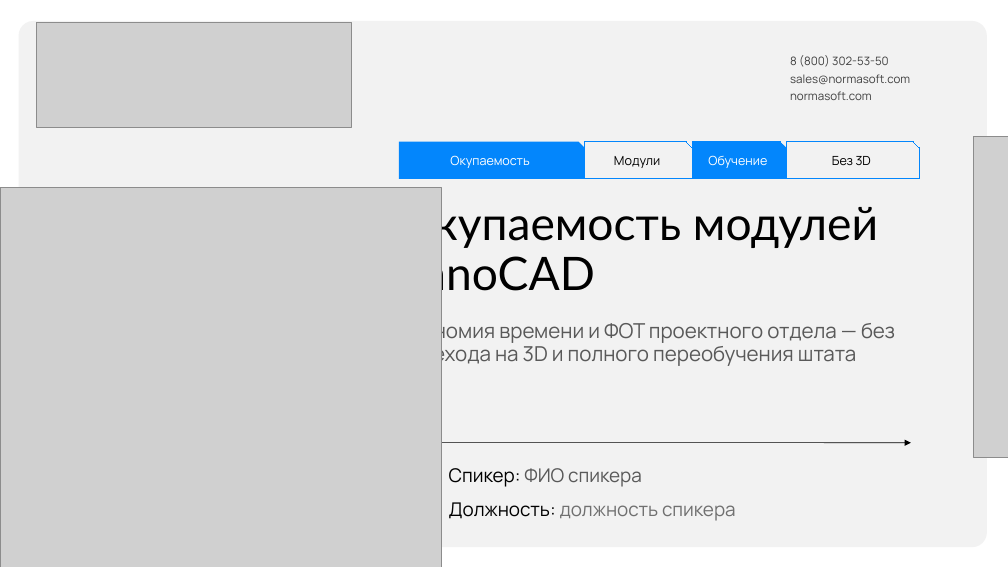
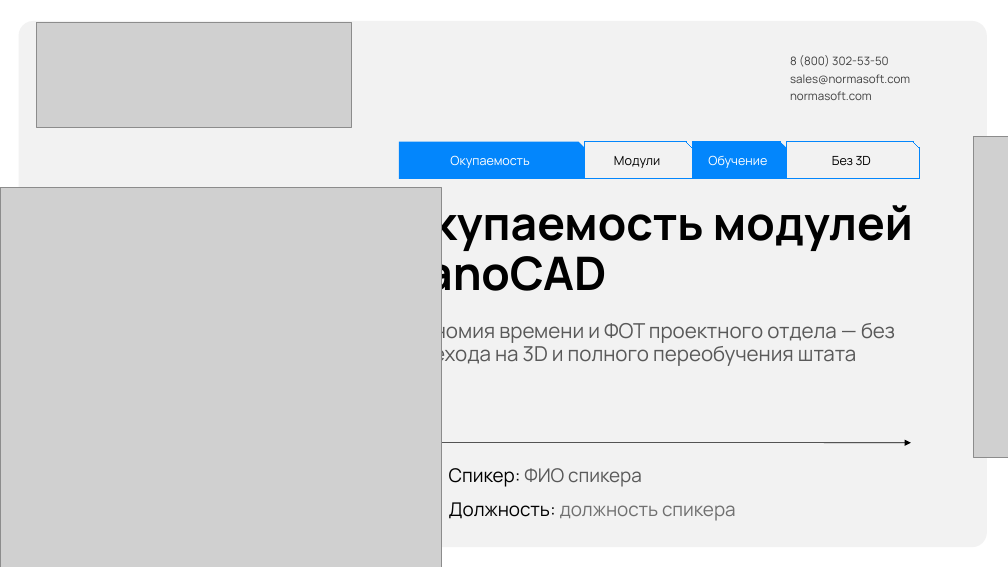
Before and after one commit to ivbor-24/fed_dis_calc, a slide deck: slide 1 of research/ROI_moduli_nanoCAD_short.pptx. Drawn at 1008x567 pixels with LibreOffice and Linux fonts; fonts in the diff are those of the drawing; grey boxes stand for pictures. Boxes give left, top, right and bottom in pixels: in the first picture for what was removed or moved away, otherwise in the second. Text is boxed around its words. In the diff, an @@ line names an element or a change of style, - is before the commit and + after.

```diff
--- a/research/ROI_moduli_nanoCAD_short.pptx
+++ b/research/ROI_moduli_nanoCAD_short.pptx
@@ text "Окупаемость модулей nanoCAD" at [397,197,913,302]: font Lato to Manrope, bold on @@
```
Also in this commit, not shown: 11 other slides changed, 17 other files.
